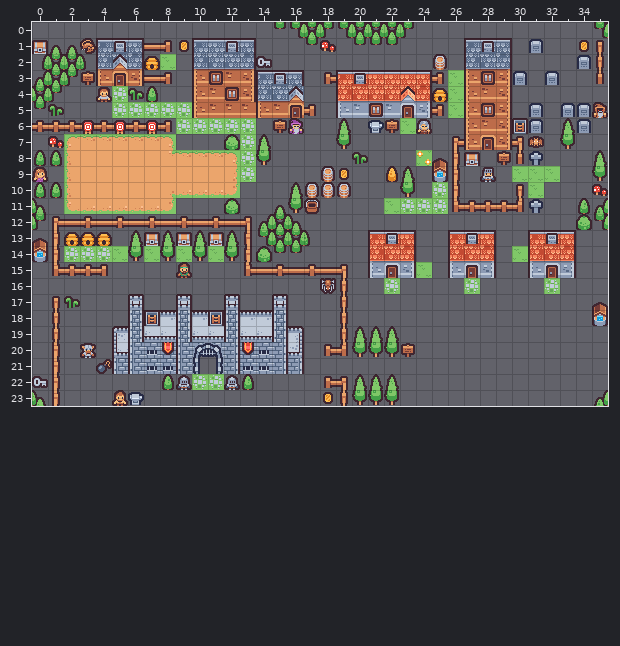
One commit to this Tiled map: assets/level1.tmx. The first picture shows the starting point.
Cells are 16x16 px. Shown: x 0..35, y 0..23.
Once edited:
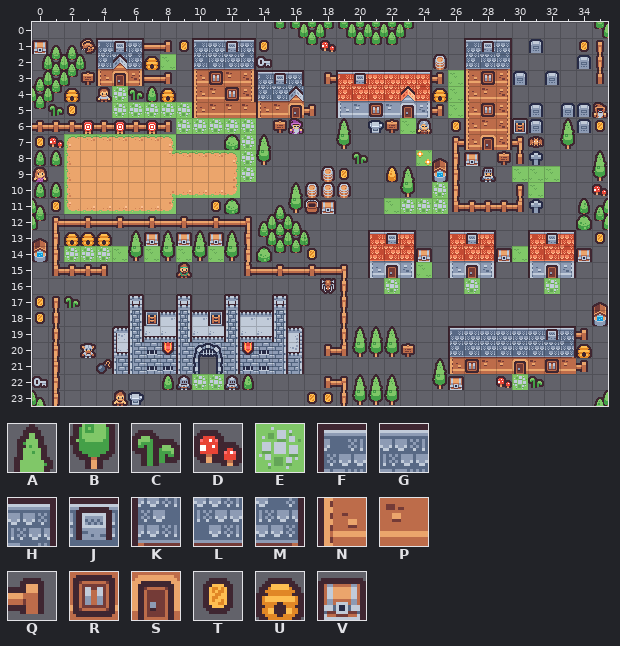
Key: from "tilemap_2023": A 4, B 16, C 17, D 29, E 43, F 48, G 49, H 50, J 51, K 60, L 61, M 62, N 72, P 73, Q 82, R 84, S 85, T 93, U 94, V 155.
_ is an empty cell.
Difference:
Layer "tiles":
y 19: x 26..34 _________ -> FGGGGGJHQ
y 20: x 26..33 ________ -> KLLLLLLM
y 21: x 25..29 _____ -> ANRPP; x 31..34 ____ -> PRPQ
y 22: x 25 _ -> B
Layer "chars":
y 1: x 14 _ -> T
y 4: x 2 _ -> U; x 8 _ -> U
y 5: x 2 _ -> T
y 6: x 26 _ -> T; x 35 _ -> T
y 7: x 0 _ -> T
y 11: x 1 _ -> T; x 11 _ -> T; x 18 _ -> V
y 13: x 35 _ -> T
y 14: x 17 _ -> T; x 24 _ -> V; x 29 _ -> V; x 34 _ -> V
y 17..18: x 0 _ -> T
y 20: x 34 _ -> U
y 21: x 30 _ -> S
y 22: x 26 _ -> V; x 29..31 ___ -> DEC
y 23: x 17 _ -> T
